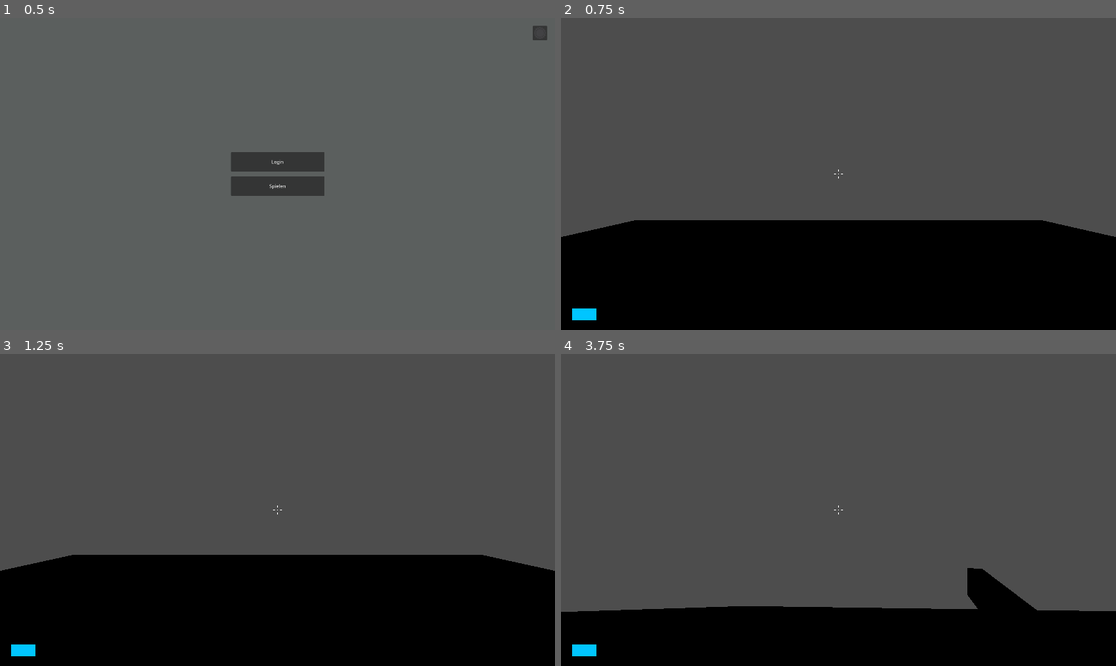
Above: before the commit, frames 1-4 (two rows, left to right).
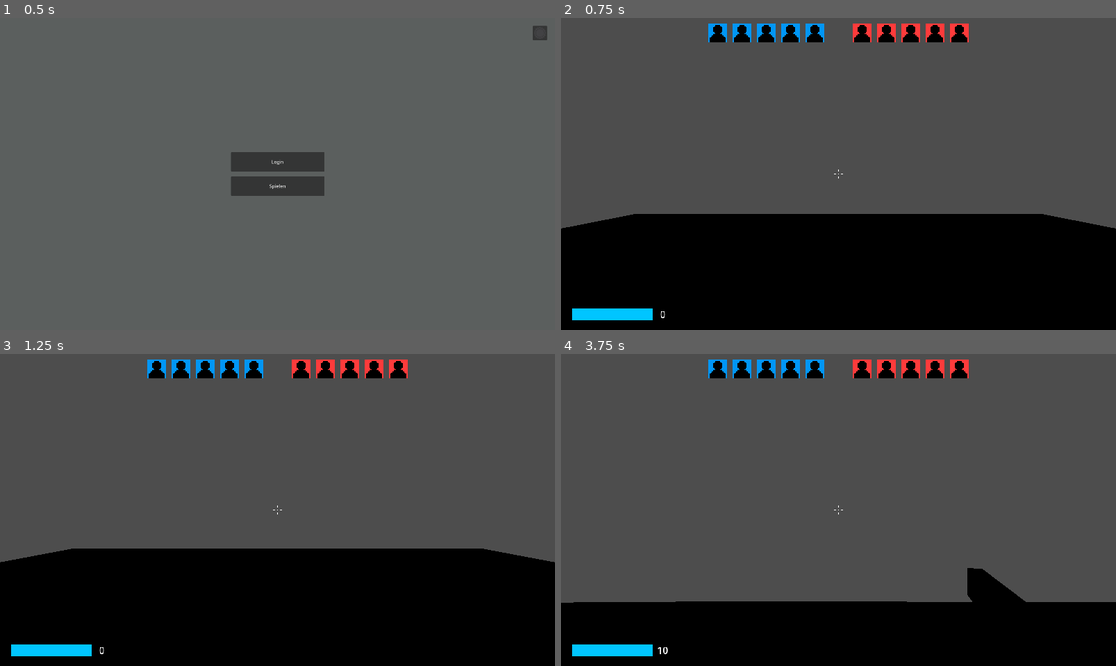
Above: after the commit, the same moments.

Repository: GermanGabelGames/fpsshooter
Game: Godot game, scene res://ui/menu.tscn
Two runs of this game, one before a commit and one after it. Both use one fixed random seed, a clock stepped at 60 frames per second and the inputs below.
Inputs (mouse positions are in pixels of both pictures, inside the frame that each line leads up to):
- Up to frame 1 (0.5 s): no input
- Up to frame 2 (0.75 s): click "Spielen" at 0.5 s
- Up to frame 3 (1.25 s): no input
- Up to frame 4 (3.75 s): move the mouse to (866, 510) at 1.27 s; hold O (damage, bound only after the commit) 1.28-2.03 s; hold W (move_forward) from 1.28 s (still down); tap Space (jump) at 1.52, 2.27, 2.75 s; tap P (heal, bound only after the commit) at 1.55, 2.1, 3.05 s; tap Enter at 2, 3.5 s; move the mouse to (810, 510) at 2.02 s; tap O (damage, bound only after the commit) at 2.3 s; move the mouse to (849, 503) at 2.77 s; hold Ctrl (crouch) 2.78-3.53 s; move the mouse to (832, 516) at 3.52 s; click (832, 516) at 3.6 s

Frame 1 is identical in both runs. In frame 2, 4.5% of the frame differs, in the area x 0-100%, y 1-97%; in frame 3, 4.5%; in frame 4, 4.4%.

Commit message:
2025-05-14-16:20
playerlist, healthsystem,

Diff:
--- a/node.tscn
+++ b/node.tscn
@@ -22,7 +22,7 @@
 transform = Transform3D(1, 0, 0, 0, 1, 0, 0, 0, 1, 0, 1.01455, 0)
 
 [node name="Player" parent="." instance=ExtResource("1_sy5k4")]
-transform = Transform3D(1, 0, 0, 0, 1, 0, 0, 0, 1, 0, 55.7085, 0)
+transform = Transform3D(1, 0, 0, 0, 1, 0, 0, 0, 1, 0, 48.0112, 0)
 
 [node name="Map" type="Node3D" parent="."]
 
--- a/player/player.tscn
+++ b/player/player.tscn
@@ -10,6 +10,22 @@
 
 [sub_resource type="BoxMesh" id="BoxMesh_rkbax"]
 size = Vector3(0.05, 0.1, 0.7)
+
+[sub_resource type="Animation" id="Animation_g1dw6"]
+resource_name = "AssoultFire"
+length = 0.08
+tracks/0/type = "value"
+tracks/0/imported = false
+tracks/0/enabled = true
+tracks/0/path = NodePath("CammeraControler/Camera3D/Hand/MeshInstance3D:position")
+tracks/0/interp = 1
+tracks/0/loop_wrap = true
+tracks/0/keys = {
+"times": PackedFloat32Array(0, 0.0200545, 0.08),
+"transitions": PackedFloat32Array(1, 1, 1),
+"update": 0,
+"values": [Vector3(0, 0, 0), Vector3(0, 0, 0.12), Vector3(0, 0, 0)]
+}
 
 [sub_resource type="Animation" id="Animation_rkbax"]
 length = 0.001
@@ -125,22 +141,6 @@
 "values": [2.0, 1.5]
 }
 
-[sub_resource type="Animation" id="Animation_g1dw6"]
-resource_name = "AssoultFire"
-length = 0.08
-tracks/0/type = "value"
-tracks/0/imported = false
-tracks/0/enabled = true
-tracks/0/path = NodePath("CammeraControler/Camera3D/Hand/MeshInstance3D:position")
-tracks/0/interp = 1
-tracks/0/loop_wrap = true
-tracks/0/keys = {
-"times": PackedFloat32Array(0, 0.0200545, 0.08),
-"transitions": PackedFloat32Array(1, 1, 1),
-"update": 0,
-"values": [Vector3(0, 0, 0), Vector3(0, 0, 0.12), Vector3(0, 0, 0)]
-}
-
 [sub_resource type="AnimationLibrary" id="AnimationLibrary_g1dw6"]
 _data = {
 &"AssoultFire": SubResource("Animation_g1dw6"),
--- a/player/scripts/healthbar.gd
+++ b/player/scripts/healthbar.gd
@@ -1,6 +1,50 @@
 extends Container
 
-@onready var bar = $healthbar
+@onready var healthbar = $healthbar
+@onready var shieldtext = $"../Label"
+
+var health = 100
+var shield = 0
+var temp_health
 
 func _ready():
-	bar.value = 30
+	healthbar.value = 100
+
+func _input(event):
+	if event.is_action_pressed("heal"):
+		heal()
+	if event.is_action_pressed("damage"):
+		damage()
+
+func heal():
+	health += 10
+	if health > 100:
+		healthbar.value = 100
+		temp_health = health
+		temp_health -= 100
+		shieldtext.text = str(temp_health)
+	if health >= 150:
+		healthbar.value = 100
+		shieldtext.text = str("50")
+		health = 150
+	else:
+		healthbar.value = health
+
+func damage():
+	health -= 10
+	dead_check()
+	if health >= 100:
+		healthbar.value = 100
+		temp_health = health
+		temp_health -= 100
+		shieldtext.text = str(temp_health)
+	if health >= 150:
+		healthbar.value = 100
+		shieldtext.text = str("50")
+		health = 150
+	else:
+		healthbar.value = health
+
+func dead_check():
+	if health <= 0:
+		get_tree().change_scene_to_file("res://ui/tot.tscn")
--- a/player/scripts/player.gd
+++ b/player/scripts/player.gd
@@ -13,6 +13,7 @@
 @onready var anim_player = $AnimationPlayer
 @onready var camera = $CammeraControler/Camera3D
 @onready var raycast = $CammeraControler/Camera3D/RayCast3D
+@onready var healthbar = $CammeraControler/Camera3D/hud/health/healthbar
 
 var damage = 10
 var MOUSE_SENSITIVITY
@@ -37,6 +38,7 @@
 			crouching(false)
 		elif  CROUCH_SHAPECAST.is_colliding() == true:
 			uncrouch_check()
+
 
 func _unhandled_input(event):
 	_mouse_input = event is InputEventMouseMotion and Input.get_mouse_mode() == Input.MOUSE_MODE_CAPTURED
--- a/project.godot
+++ b/project.godot
@@ -67,6 +67,16 @@
 "events": [Object(InputEventMouseButton,"resource_local_to_scene":false,"resource_name":"","device":-1,"window_id":0,"a …(253 unchanged characters)…
 ]
 }
+heal={
+"deadzone": 0.2,
+"events": [Object(InputEventKey,"resource_local_to_scene":false,"resource_name":"","device":-1,"window_id":0,"alt_pressed":false,"shift_pressed":false,"ctrl_pressed":false,"meta_pressed":false,"pressed":false,"keycode":0,"physical_keycode":80,"key_label":0,"unicode":112,"location":0,"echo":false,"script":null)
+]
+}
+damage={
+"deadzone": 0.2,
+"events": [Object(InputEventKey,"resource_local_to_scene":false,"resource_name":"","device":-1,"window_id":0,"alt_pressed":false,"shift_pressed":false,"ctrl_pressed":false,"meta_pressed":false,"pressed":false,"keycode":0,"physical_keycode":79,"key_label":0,"unicode":111,"location":0,"echo":false,"script":null)
+]
+}
 
 [rendering]
 
--- a/ui/hud.tscn
+++ b/ui/hud.tscn
@@ -1,17 +1,25 @@
-[gd_scene load_steps=4 format=3 uid="uid://cqovq3e5uqnp1"]
+[gd_scene load_steps=9 format=3 uid="uid://cqovq3e5uqnp1"]
 
 [ext_resource type="Script" uid="uid://dwdojiy4t0g8e" path="res://player/scripts/reticle.gd" id="1_7ihmi"]
-[ext_resource type="Script" path="res://player/scripts/healthbar.gd" id="2_7ihmi"]
+[ext_resource type="Script" uid="uid://du0yo1qlbprtd" path="res://player/scripts/healthbar.gd" id="2_7ihmi"]
 [ext_resource type="Texture2D" uid="uid://oqns1836adnn" path="res://textures/ui/helthbar.png" id="3_1v5rv"]
+[ext_resource type="Script" uid="uid://dmm32trbt4rk4" path="res://ui/scripts/playerlist.gd" id="4_7ihmi"]
+[ext_resource type="Texture2D" uid="uid://b1fv318fhy8xn" path="res://textures/ui/player_icon_blue.png" id="5_en2x2"]
+[ext_resource type="Texture2D" uid="uid://dr50kdlns4yu" path="res://textures/ui/player_icon_red.png" id="6_1v5rv"]
+
+[sub_resource type="SystemFont" id="SystemFont_546lt"]
+
+[sub_resource type="LabelSettings" id="LabelSettings_7ihmi"]
+font = SubResource("SystemFont_546lt")
 
 [node name="hud" type="Control"]
-process_mode = 4
 layout_mode = 3
 anchors_preset = 15
 anchor_right = 1.0
 anchor_bottom = 1.0
 grow_horizontal = 2
 grow_vertical = 2
+mouse_filter = 2
 
 [node name="crosshair" type="Control" parent="."]
 layout_mode = 1
@@ -54,3 +62,124 @@
 texture_filter = 1
 layout_mode = 2
 texture_progress = ExtResource("3_1v5rv")
+
+[node name="Label" type="Label" parent="."]
+texture_filter = 1
+layout_mode = 2
+offset_left = 313.0
+offset_top = 998.0
+offset_right = 353.0
+offset_bottom = 1026.0
+scale = Vector2(2, 2)
+text = "0"
+label_settings = SubResource("LabelSettings_7ihmi")
+horizontal_alignment = 1
+vertical_alignment = 1
+
+[node name="PlayerList" type="Control" parent="."]
+layout_mode = 1
+anchors_preset = 5
+anchor_left = 0.5
+anchor_right = 0.5
+offset_left = -450.0
+offset_top = 10.0
+offset_right = 450.0
+offset_bottom = 210.0
+grow_horizontal = 2
+script = ExtResource("4_7ihmi")
+
+[node name="Team1" type="Control" parent="PlayerList"]
+layout_mode = 1
+anchors_preset = 0
+offset_top = 10.0
+offset_right = 100.0
+offset_bottom = 26.0
+scale = Vector2(4, 4)
+
+[node name="Player1" type="TextureRect" parent="PlayerList/Team1"]
+texture_filter = 1
+texture = ExtResource("5_en2x2")
+
+[node name="Player2" type="TextureRect" parent="PlayerList/Team1"]
+texture_filter = 1
+layout_mode = 1
+anchors_preset = 4
+anchor_top = 0.5
+anchor_bottom = 0.5
+offset_left = 21.0
+offset_top = -8.0
+offset_right = 37.0
+offset_bottom = 8.0
+grow_vertical = 2
+texture = ExtResource("5_en2x2")
+
+[node name="Player3" type="TextureRect" parent="PlayerList/Team1"]
+texture_filter = 1
+offset_left = 42.0
+offset_right = 58.0
+offset_bottom = 16.0
+texture = ExtResource("5_en2x2")
+
+[node name="Player4" type="TextureRect" parent="PlayerList/Team1"]
+texture_filter = 1
+offset_left = 63.0
+offset_right = 79.0
+offset_bottom = 16.0
+texture = ExtResource("5_en2x2")
+
+[node name="Player5" type="TextureRect" parent="PlayerList/Team1"]
+texture_filter = 1
+offset_left = 84.0
+offset_right = 100.0
+offset_bottom = 16.0
+texture = ExtResource("5_en2x2")
+
+[node name="Team2" type="Control" parent="PlayerList"]
+layout_mode = 1
+anchors_preset = 5
+anchor_left = 0.5
+anchor_right = 0.5
+offset_left = 50.0
+offset_top = 10.0
+offset_right = 150.0
+offset_bottom = 26.0
+grow_horizontal = 2
+scale = Vector2(4, 4)
+
+[node name="Player1" type="TextureRect" parent="PlayerList/Team2"]
+texture_filter = 1
+texture = ExtResource("6_1v5rv")
+
+[node name="Player2" type="TextureRect" parent="PlayerList/Team2"]
+texture_filter = 1
+layout_mode = 1
+anchors_preset = 4
+anchor_top = 0.5
+anchor_bottom = 0.5
+offset_left = 21.0
+offset_top = -8.0
+offset_right = 37.0
+offset_bottom = 8.0
+grow_vertical = 2
+texture = ExtResource("6_1v5rv")
+
+[node name="Player3" type="TextureRect" parent="PlayerList/Team2"]
+texture_filter = 1
+offset_left = 42.0
+offset_right = 58.0
+offset_bottom = 16.0
+texture = ExtResource("6_1v5rv")
+
+[node name="Player4" type="TextureRect" parent="PlayerList/Team2"]
+texture_filter = 1
+offset_left = 63.0
+offset_right = 79.0
+offset_bottom = 16.0
+texture = ExtResource("6_1v5rv")
+
+[node name="Player5" type="TextureRect" parent="PlayerList/Team2"]
+texture_filter = 1
+offset_left = 84.0
+offset_right = 100.0
+offset_bottom = 16.0
+texture = ExtResource("6_1v5rv")
--- /dev/null
+++ b/ui/scripts/playerlist.gd
@@ -0,0 +1,11 @@
+extends Control
+
+
+# Called when the node enters the scene tree for the first time.
+func _ready():
+	pass # Replace with function body.
+
+
+# Called every frame. 'delta' is the elapsed time since the previous frame.
+func _process(delta):
+	pass
Not shown, added: textures/ui/player_icon_blue.png.import
Not shown, added: textures/ui/player_icon_red.png.import
Not shown, added: ui/scripts/playerlist.gd.uid
